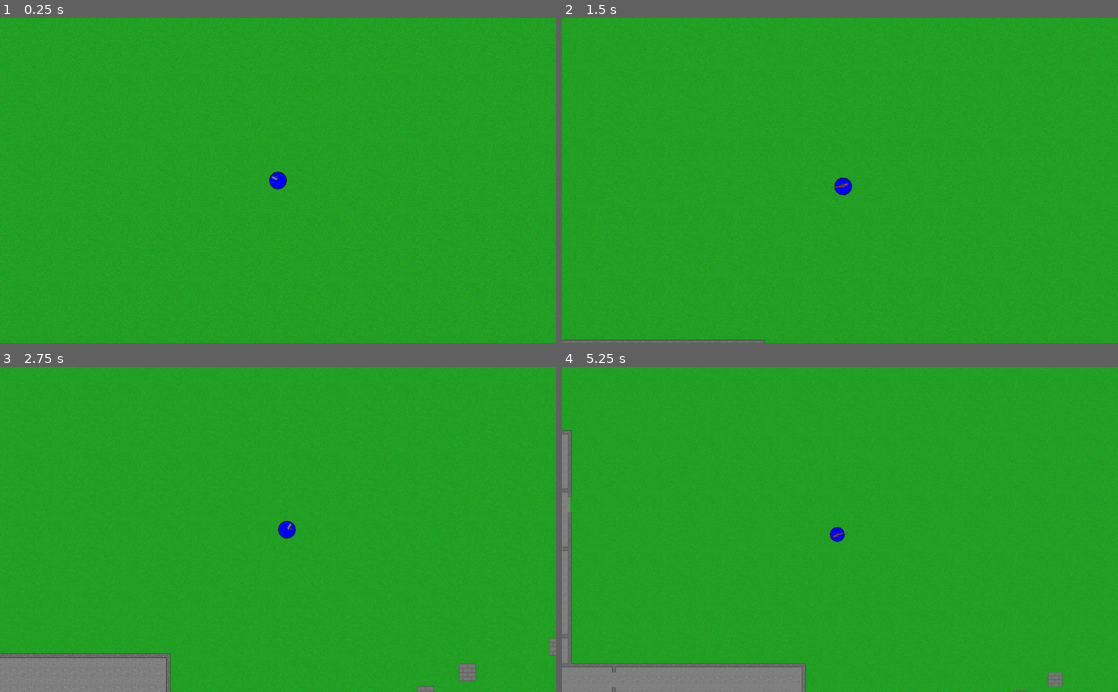
Above: before the commit, frames 1-4 (two rows, left to right).
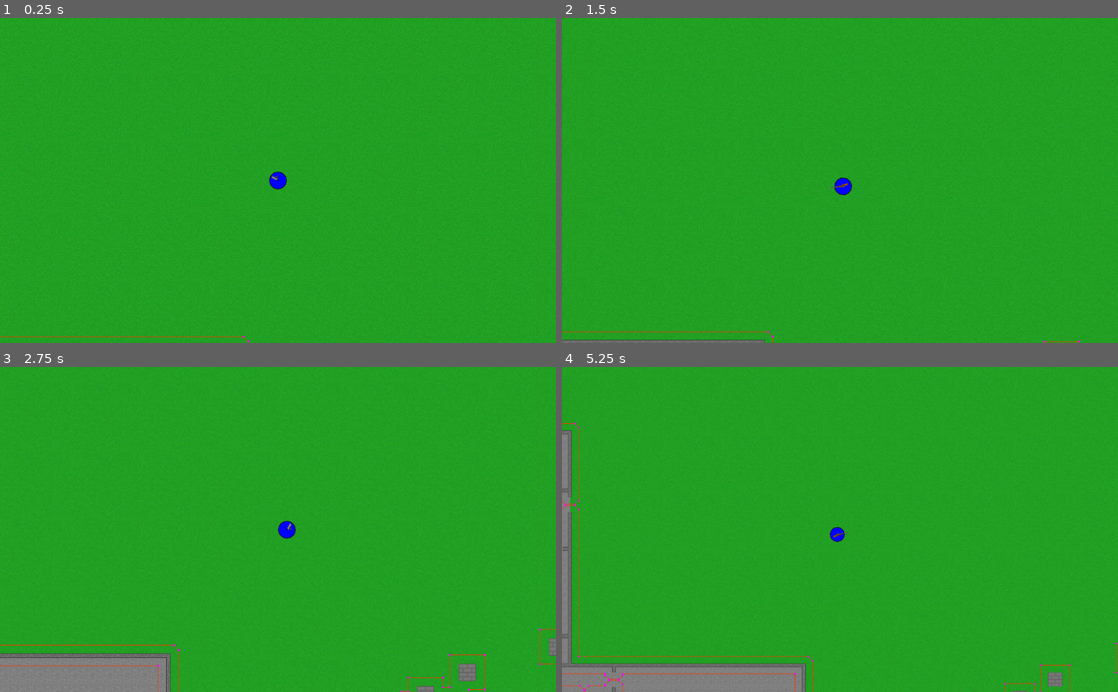
Above: after the commit, the same moments.

Repository: jmdejong/tedious
Game: Godot game, scene res://scenes/main.tscn
Same seed, same stepped clock (60 frames per second), same inputs: the game is played once before the commit and once after it.
Inputs (mouse positions are in pixels of both pictures, inside the frame that each line leads up to):
- Up to frame 1 (0.25 s): no input
- Up to frame 2 (1.5 s): tap Enter at 0.5 s; move the mouse to (962, 164) at 0.52 s; press the mouse at (962, 164) at 0.53 s; hold D (right) 0.53-1.28 s; move the mouse to (728, 196) at 1.27 s; release the mouse at (728, 196) at 1.28 s; hold S (down) from 1.28 s (still down); tap 2 (next_weapon) at 1.35 s
- Up to frame 3 (2.75 s): move the mouse to (333, 458) at 2.02 s; release S (down) at 2.03 s; hold D (right) from 2.03 s (still down); hold 1 (previous_weapon) from 2.03 s (still down)
- Up to frame 4 (5.25 s): move the mouse to (812, 594) at 2.77 s; release D (right) at 2.78 s; release 1 (previous_weapon) at 2.78 s; hold W (up) 2.78-3.53 s; tap Mouse wheel up (zoom_in) at 2.85 s; move the mouse to (1006, 578) at 3.52 s; hold - (zoom_out) 3.53-4.28 s; hold A (left) 3.53-5.03 s; move the mouse to (673, 480) at 4.27 s; click (673, 480) at 4.35 s; move the mouse to (867, 529) at 5.02 s; hold S (down) from 5.03 s (still down); hold 2 (next_weapon) from 5.03 s (still down)

The runs differ from the first frame. In frame 1, 0.2% of the frame differs, in the area x 0-45%, y 97-100%; in frame 2, 0.2%; in frame 3, 0.3%; in frame 4, 0.7%, in the area x 0-100%, y 17-100%.
Error before the commit: Parse Error: Variable "i" already defined in the scope (at line 68). (res://scripts/nav.gd:71)

Commit message:
fixed variable name i overwriting

Diff:
--- a/scripts/nav.gd
+++ b/scripts/nav.gd
@@ -68,6 +68,6 @@
 	for i in range(0, navpoly.get_outline_count()):
 		var outline = navpoly.get_outline(i)
 		var color = Color(1, 0.2, 0)
-		for i in range(outline.size()):
-			draw_line(outline[i], getm(outline, i+1), color)
-			draw_circle(outline[i], 2, Color(1, 0, 1))
+		for j in range(outline.size()):
+			draw_line(outline[j], getm(outline, j+1), color)
+			draw_circle(outline[j], 2, Color(1, 0, 1))
